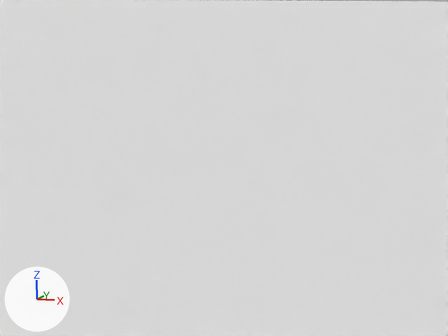
Two versions of the Blender file salmon.blend, one commit apart.
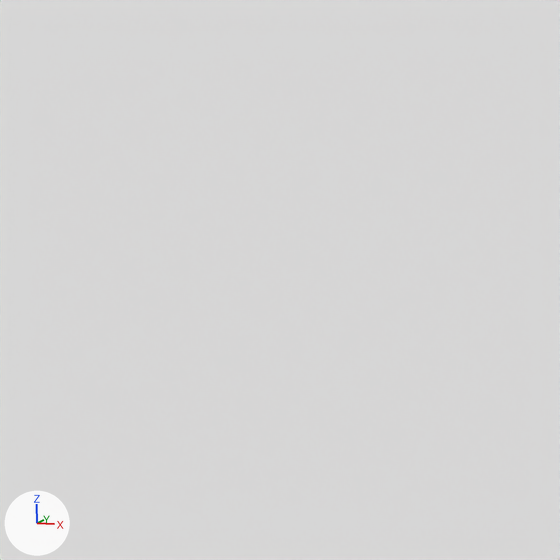
There are two pictures of each version: one from the file's camera 'Camera', one close up on the part from 36% to 77% of the width and 36% to 91% of the height. Arrows for +X, +Y and +Z are at lower left; the lights stay in place.
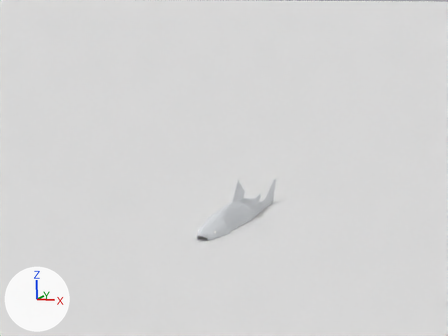
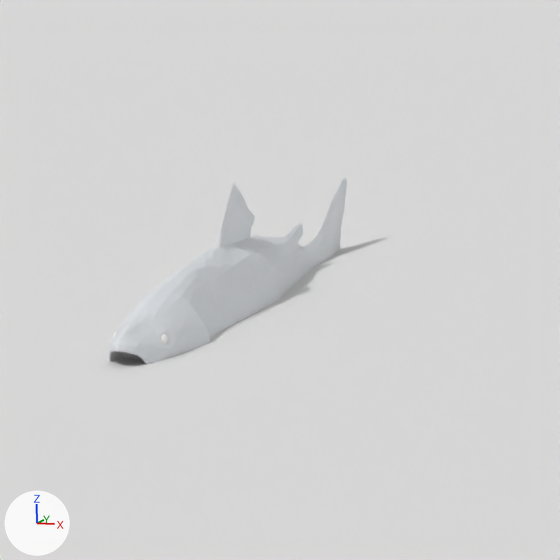
The change in detail:
Material 'sal_body' (mat_sal_body) is new.
Its base color is (0.733, 0.757, 0.784) (white #dee2e5).
Material 'sal_mouth' (mat_sal_mouth) is new.
Its base color is (0.518, 0.506, 0.518) (light grey #bfbdbf).
Material 'sal_eye' (mat_sal_eye) is new.
Its base color is (1.0, 0.988, 0.941) (white #fffef8).
Mesh me_salmon is new.
It has 1638 vertices, 3270 faces and spans x -0.047..0.047, y -0.159..0.331, z -0.095..0.095.
Faces by material slot: [2786, 246, 238].
It uses material mat_sal_body (its picture is missing).
It uses material mat_sal_eye (white #fffef8).
It uses material mat_sal_mouth (light grey #bfbdbf).
Object 'salmon' (ob_salmon) is new; it shows me_salmon.
Its location is (0.0, 0.0, 0.0).
Its scale is (100.0, 100.0, 100.0).

Changed parts and their boxes (x1, y1, x2, y2) in the close-ups (560 x 560 px):
'salmon', added: after (109, 178, 347, 364)
    faces in mat_sal_body (its picture is missing): (109, 178, 347, 364)
    faces in mat_sal_mouth (grey #bebdbe): (111, 351, 143, 361)
